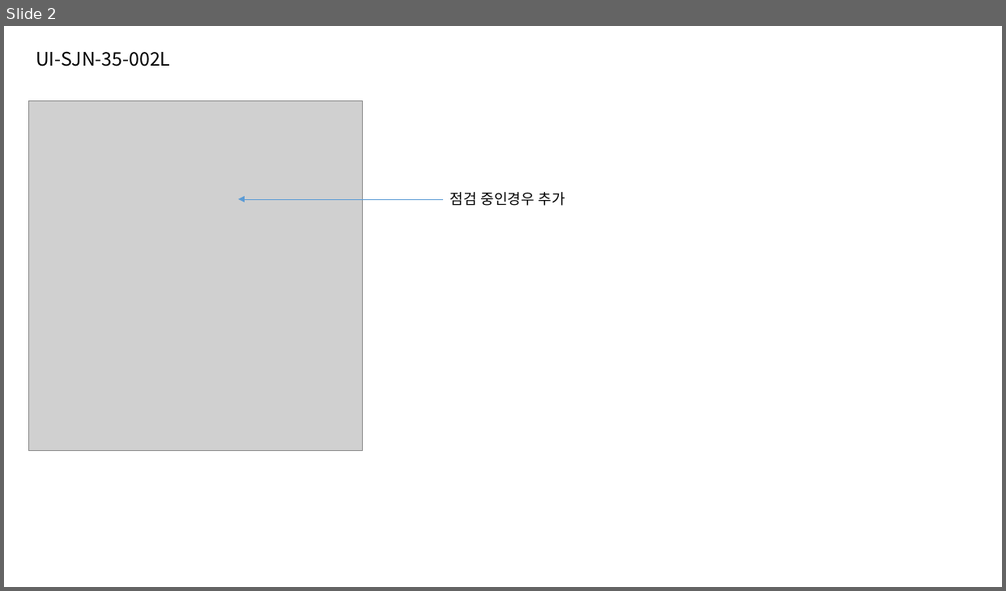
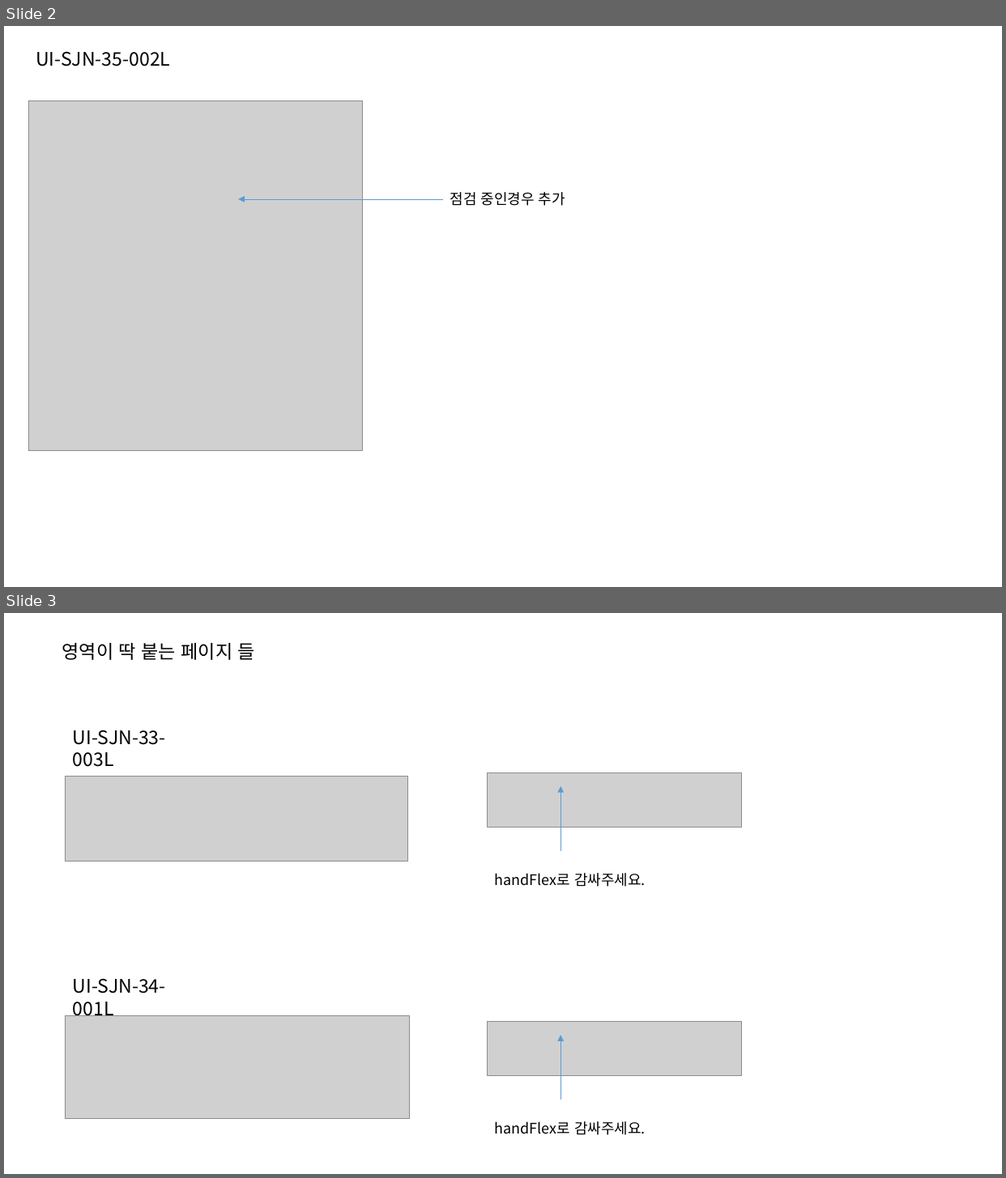
Before and after one commit to jeoungGyy/sejong, a slide deck: ppt/05-25.pptx. Shown one above the other, each under a label of ours: slide 2 before the commit, slides 2 and 3 after it. The pictures are 1006x591 and 1006x1178 pixels, drawn with LibreOffice and Linux fonts; fonts in the diff are those of the drawing; grey boxes stand for pictures. Boxes give left, top, right and bottom in pixels: in the first picture for what was removed or moved away, otherwise in the second. Text is boxed around its words. In the diff, an @@ line names an element or a change of style, - is before the commit and + after.

Commit message:
맵에서 영역이 붙는 페이지들 수정

```diff
--- a/ppt/05-25.pptx
+++ b/ppt/05-25.pptx
@@ slide 3 added at <box>4,613,1002,1174</box>, background #FFFFFF @@
@@ text added at <box>62,643,255,660</box>, 18 pt, text #000000 @@
+영역이 딱 붙는 페이지 들
@@ text added at <box>73,730,166,767</box>, 18 pt, text #000000 @@
+UI-SJN-33-003L
@@ picture added at <box>66,776,407,862</box> @@
@@ picture added at <box>487,773,741,828</box> @@
@@ arrow added from (561, 851) to (561, 786), #5B9BD5 0.5 pt @@
@@ text added at <box>494,873,646,887</box>, 14 pt, text #000000 @@
+handFlex로 감싸주세요.
@@ text added at <box>73,978,166,1020</box>, 18 pt, text #000000 @@
+UI-SJN-34-001L
@@ picture added at <box>66,1016,409,1119</box> @@
@@ picture added at <box>487,1022,741,1076</box> @@
@@ arrow added from (561, 1100) to (561, 1035), #5B9BD5 0.5 pt @@
@@ text added at <box>494,1122,646,1135</box>, 14 pt, text #000000 @@
+handFlex로 감싸주세요.
```
Also in this commit, not shown: 3 other files.
